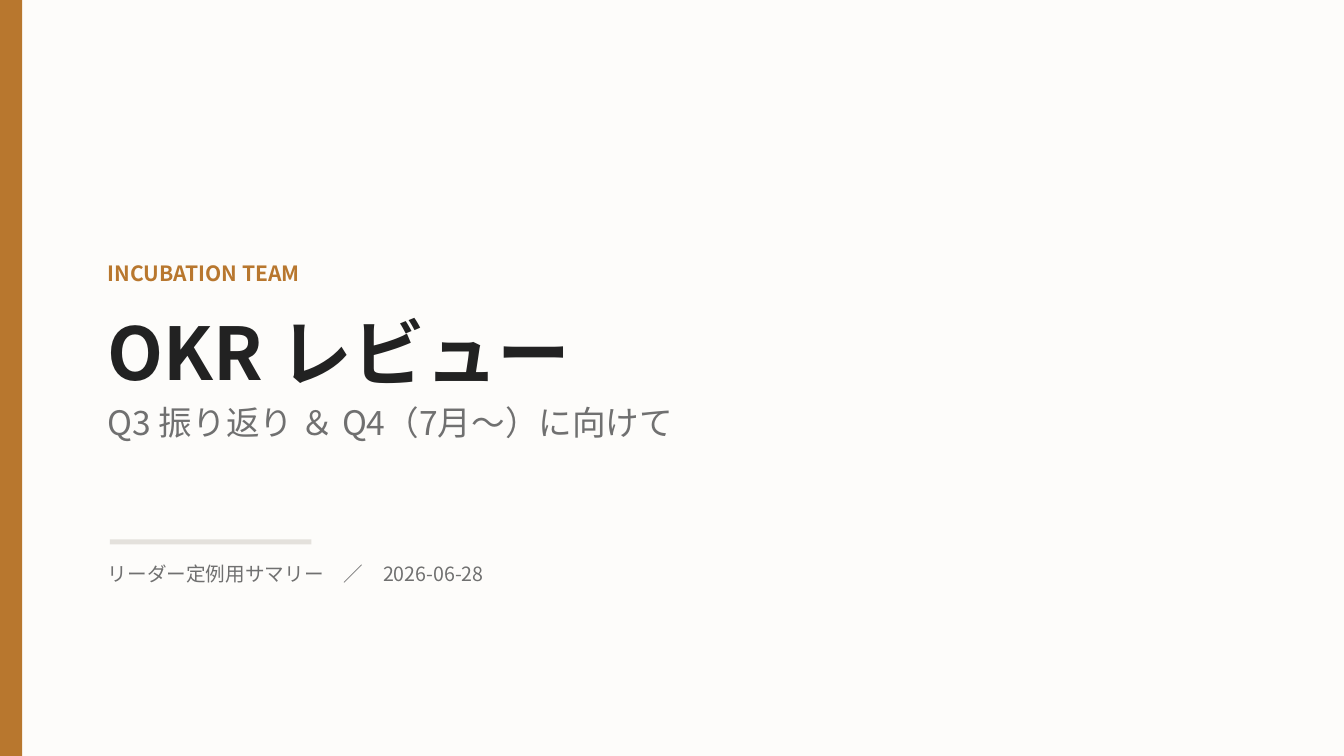
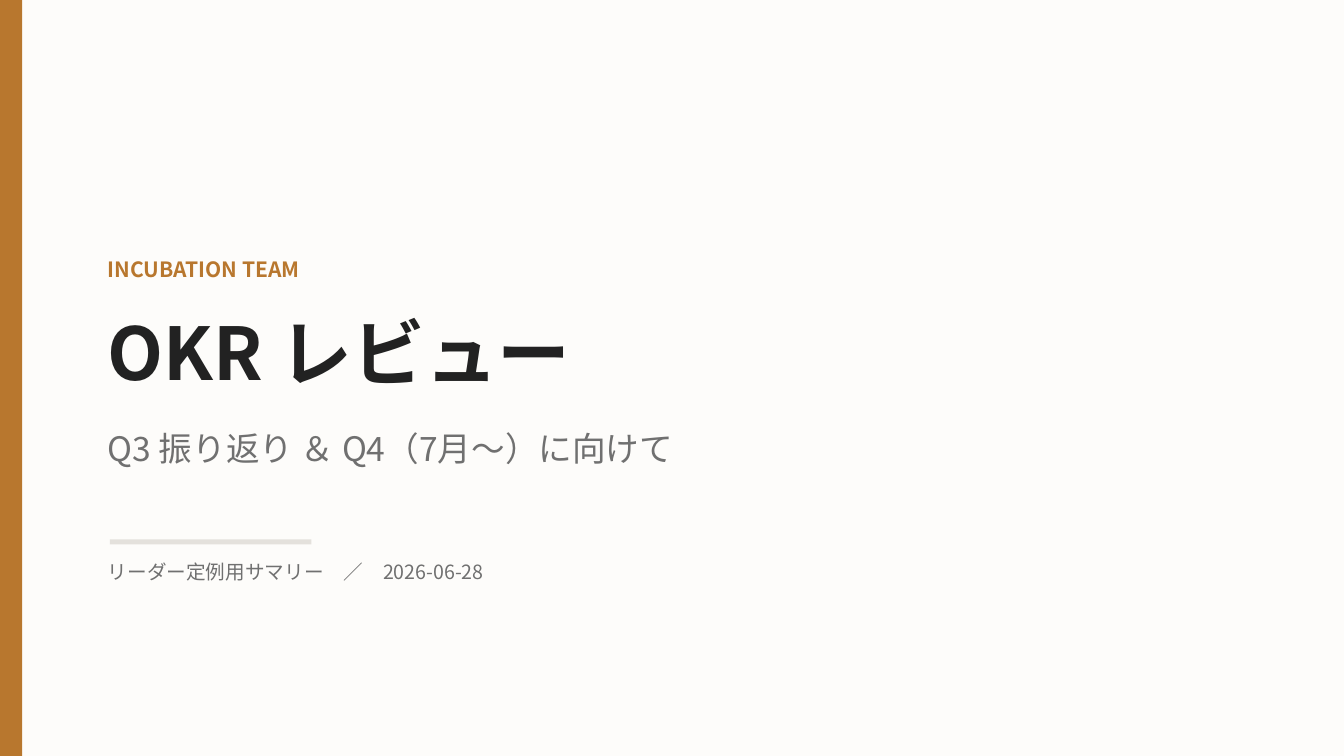
Before and after one commit to hajimetokura/claude_test, a slide deck: slide 1 of incubation-okr-q3-q4.pptx. Drawn at 1344x756 pixels with LibreOffice and Linux fonts; fonts in the diff are those of the drawing. Boxes give left, top, right and bottom in pixels: in the first picture for what was removed or moved away, otherwise in the second. Text is boxed around its words. In the diff, an @@ line names an element or a change of style, - is before the commit and + after.

```diff
--- a/incubation-okr-q3-q4.pptx
+++ b/incubation-okr-q3-q4.pptx
@@ background #FFFFFF to #FDFCFA @@
@@ rectangle removed at (0,0,1344,756) @@
@@ text "INCUBATION TEAM" at (108,261,299,278): line spacing 1.12 to 1; less space between paragraphs @@
@@ text "Q3 振り返り ＆ Q4（7月〜）に向けて": place and size @@
-text "Q3 振り返り ＆ Q4（7月〜）に向けて" at (108,318,673,441)
+text "Q3 振り返り ＆ Q4（7月〜）に向けて" at (108,432,673,467)
@@ text "Q3 振り返り ＆ Q4（7月〜）に向けて" at (108,432,673,467): line spacing 1.1 to 1 @@
@@ text "リーダー定例用サマリー ／ 2026-06-28" at (108,562,484,581): line spacing 1.12 to 1 @@
```
Also in this commit, not shown: 9 other slides changed, 5 other files.
